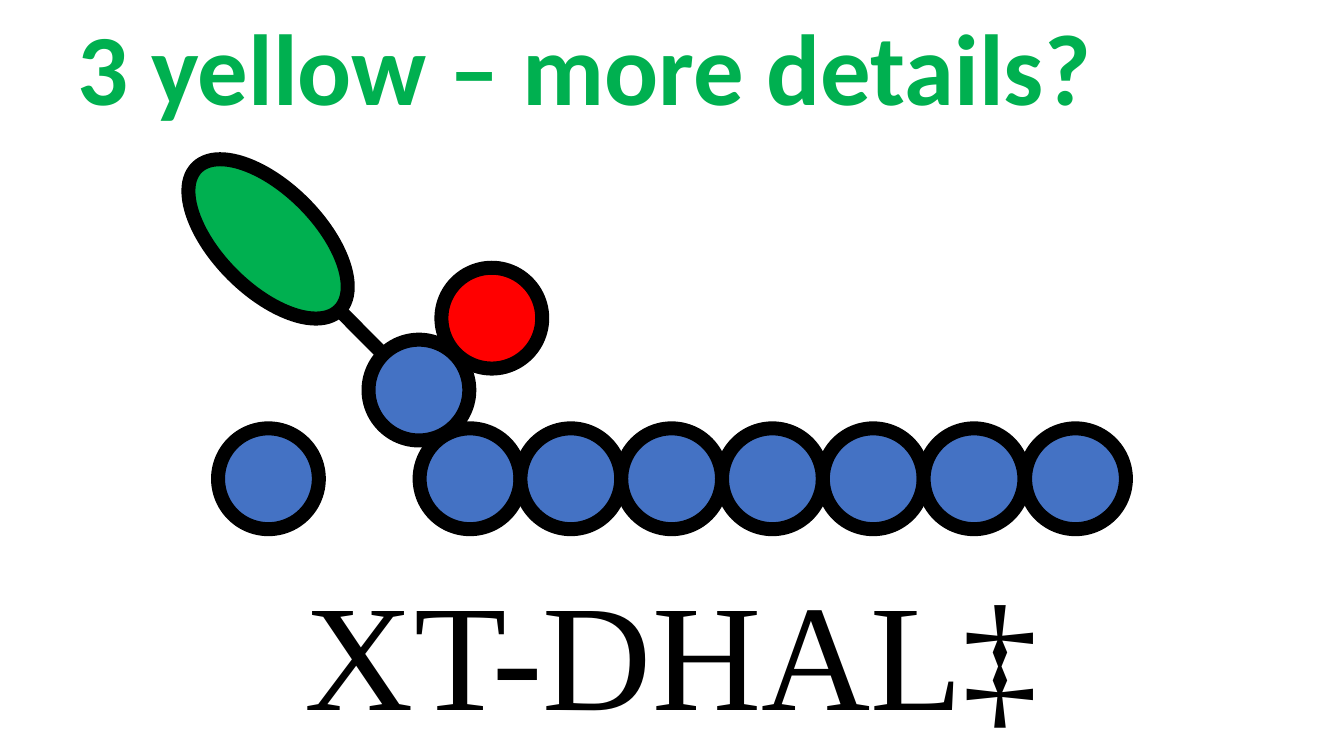
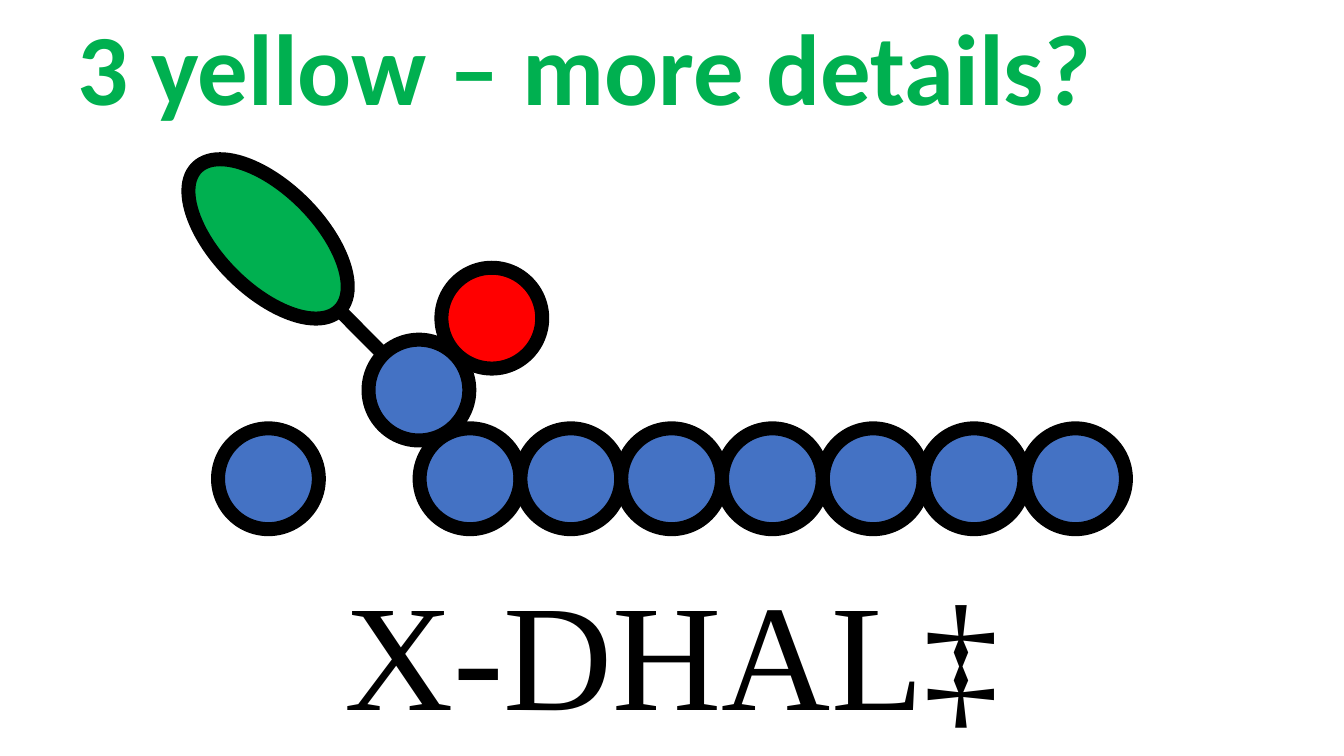
Before and after one commit to rzk1/ullmann, a slide deck: slide 21 of Labels/labels.pptx. Drawn at 1344x756 pixels with LibreOffice and Linux fonts; fonts in the diff are those of the drawing. Boxes give left, top, right and bottom in pixels: in the first picture for what was removed or moved away, otherwise in the second. Text is boxed around its words. In the diff, an @@ line names an element or a change of style, - is before the commit and + after.

```diff
--- a/Labels/labels.pptx
+++ b/Labels/labels.pptx
@@ text at <box>344,605,999,728</box>: text changed @@
-XT-DHAL‡
+X-DHAL‡
```
Also in this commit, not shown: 9 other slides changed, 25 other files.
